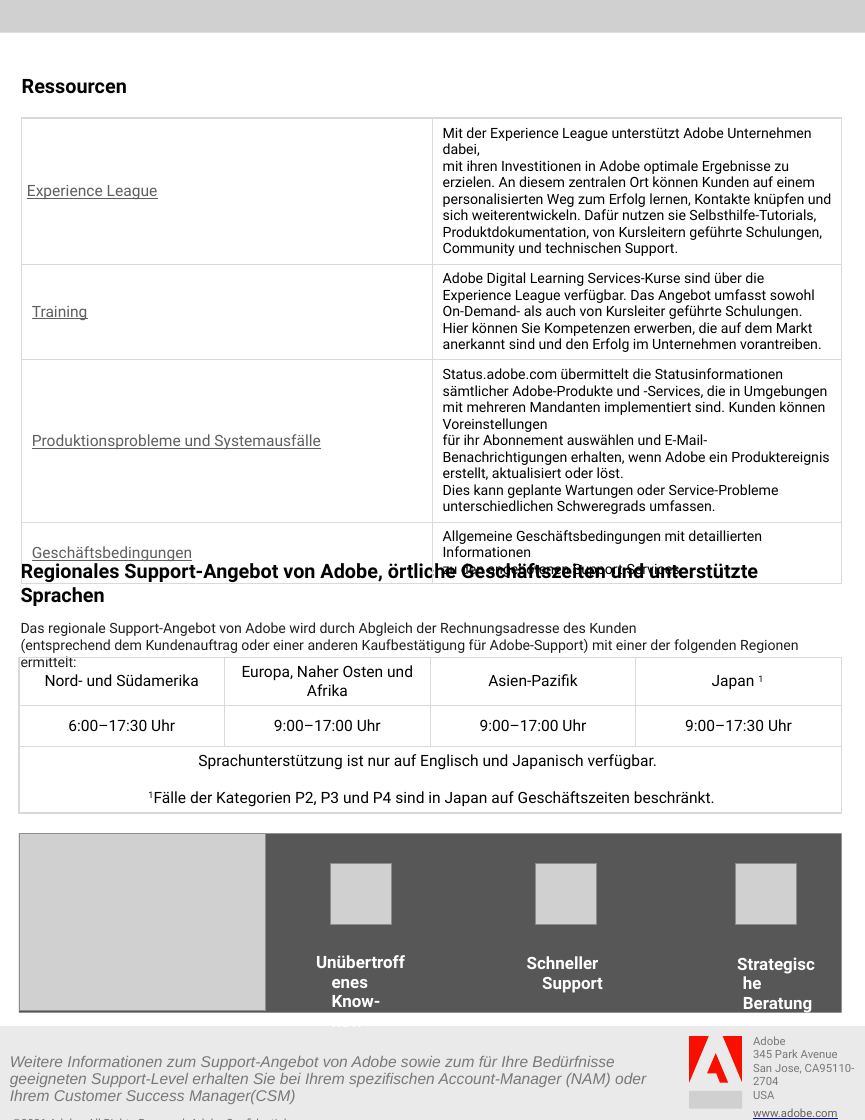
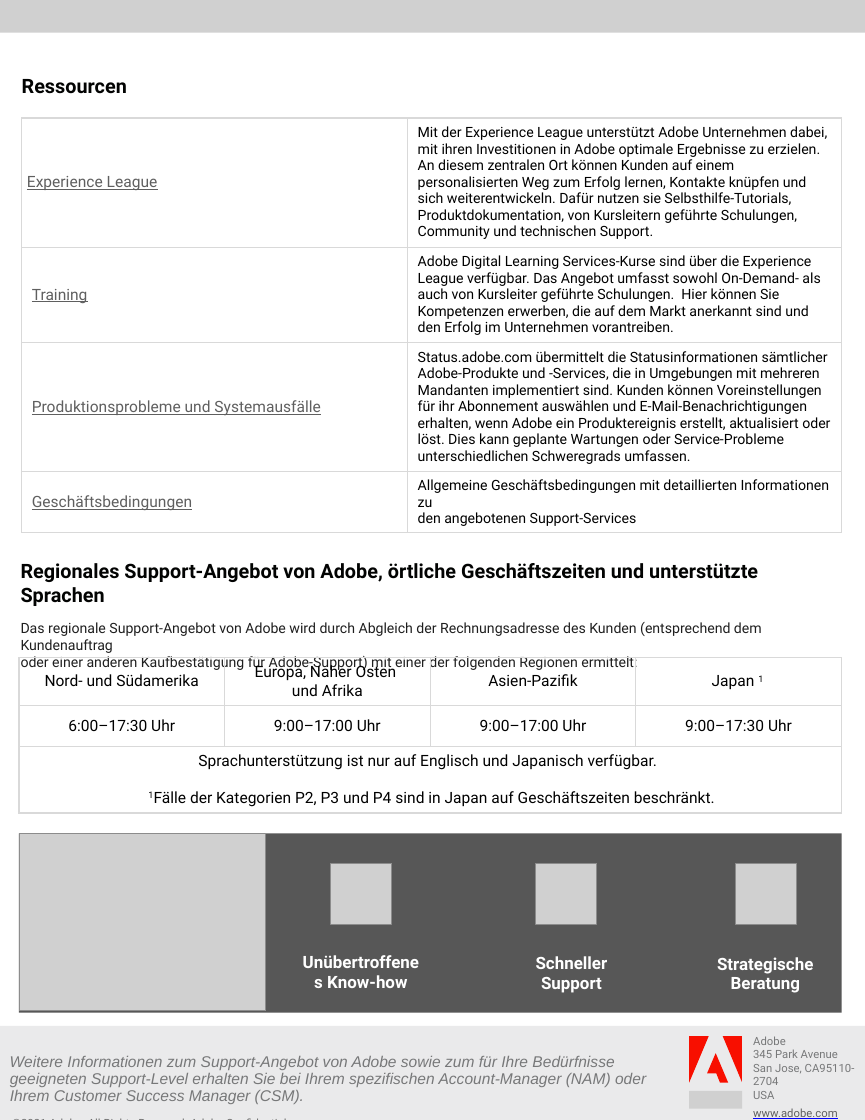
Before and after one commit to AdobeDocs/support-resources.de-DE, a slide deck: slide 4 of help/data-sheets/assets/EliteSupportDatasheet.pptx. Drawn at 865x1120 pixels with LibreOffice and Linux fonts; fonts in the diff are those of the drawing; grey boxes stand for pictures. Boxes give left, top, right and bottom in pixels: in the first picture for what was removed or moved away, otherwise in the second. Text is boxed around its words. In the diff, an @@ line names an element or a change of style, - is before the commit and + after.

```diff
--- a/help/data-sheets/assets/EliteSupportDatasheet.pptx
+++ b/help/data-sheets/assets/EliteSupportDatasheet.pptx
@@ table resized from (x1=21, y1=118, x2=842, y2=583) to (x1=21, y1=118, x2=842, y2=530) @@
@@ text "Regionales Support-Angebot von Adobe, örtliche ..." rewrapped from (x1=21, y1=560, x2=799, y2=667) to (x1=21, y1=563, x2=762, y2=671) @@
@@ text "Unübertroffenes Know-how" moved from (x1=332, y1=995, x2=381, y2=1013) to (x1=327, y1=975, x2=407, y2=988) @@
@@ alignment left to centre; indent changed in 3 elements at (x1=536, y1=956, x2=608, y2=993), (x1=327, y1=975, x2=407, y2=988), (x1=717, y1=957, x2=813, y2=993) @@
@@ text "Strategische Beratung" moved from (x1=743, y1=997, x2=812, y2=1014) to (x1=717, y1=957, x2=813, y2=993) @@
@@ text at (x1=10, y1=1056, x2=646, y2=1104): text changed @@
-Weitere Informationen zum Support-Angebot von Adobe sowie zum für Ihre Bedürfnisse geeigneten Support-Level erhalten Sie bei Ihrem spezifischen Account-Manager (NAM) oder Ihrem Customer Success Manager(CSM)
+Weitere Informationen zum Support-Angebot von Adobe sowie zum für Ihre Bedürfnisse geeigneten Support-Level erhalten Sie bei Ihrem spezifischen Account-Manager (NAM) oder Ihrem Customer Success Manager (CSM).
```
Also in this commit, not shown: 3 other slides changed, 8 other files.
